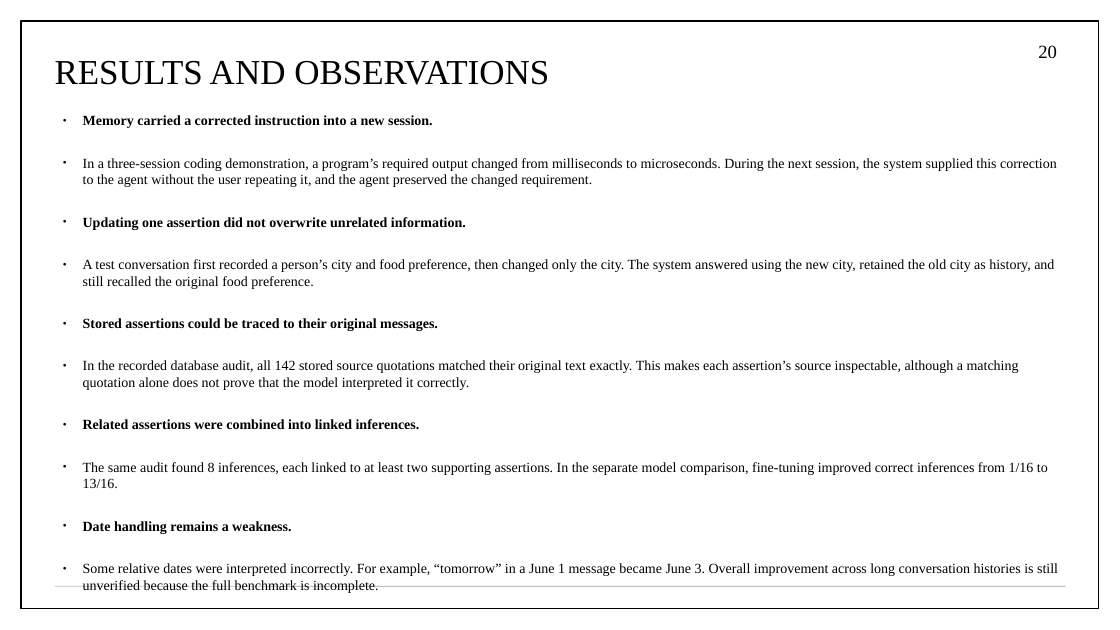
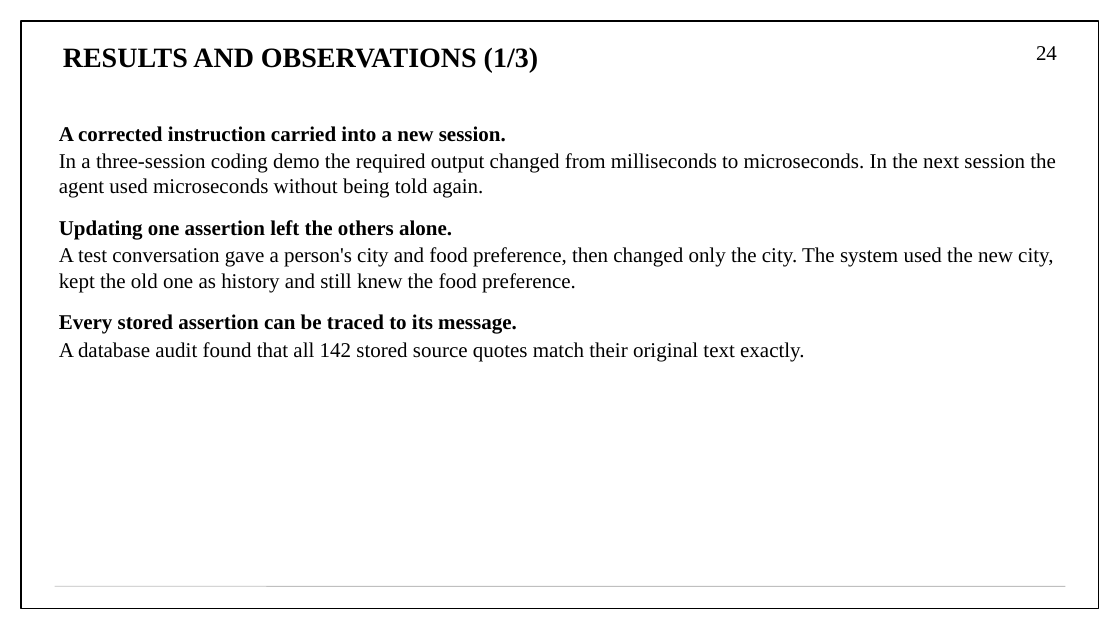
Before and after one commit to aryaniyaps/sdp-2026, a slide deck: slide 24 of P1_R2_13.pptx (slide 20 before the commit). Drawn at 1120x630 pixels with LibreOffice and Linux fonts; fonts in the diff are those of the drawing. Boxes give left, top, right and bottom in pixels: in the first picture for what was removed or moved away, otherwise in the second. Text is boxed around its words. In the diff, an @@ line names an element or a change of style, - is before the commit and + after.

```diff
--- a/P1_R2_13.pptx
+++ b/P1_R2_13.pptx
@@ title "RESULTS AND OBSERVATIONS (1/3)" at (x1=63, y1=48, x2=538, y2=72): vertical alignment middle to top @@
@@ title at (x1=63, y1=48, x2=538, y2=72): text changed; size 30 to 24 pt; bold on @@
-RESULTS AND OBSERVATIONS
+RESULTS AND OBSERVATIONS (1/3)
@@ page number at (x1=1036, y1=46, x2=1057, y2=60): text changed; size 16 to 18 pt @@
-20
+24
@@ text at (x1=59, y1=126, x2=1056, y2=362): text changed; size 12 to 18 pt @@
-● Memory carried a corrected instruction into a new session.
-● In a three-session coding demonstration, a program’s required output changed from milliseconds to microseconds. During the next session, the system supplied this correction to the agent without the user repeating it, and the agent preserved the changed requirement.
-● Updating one assertion did not overwrite unrelated information.
-● A test conversation first recorded a person’s city and food preference, then changed only the city. The system answered using the new city, retained the old city as history, and still recalled the original food preference.
-● Stored assertions could be traced to their original messages.
-● In the recorded database audit, all 142 stored source quotations matched their original text exactly. This makes each assertion’s source inspectable, although a matching quotation alone does not prove that the model interpreted it correctly.
-● Related assertions were combined into linked inferences.
-● The same audit found 8 inferences, each linked to at least two supporting assertions. In the separate model comparison, fine-tuning improved correct inferences from 1/16 to 13/16.
-● Date handling remains a weakness.
-● Some relative dates were interpreted incorrectly. For example, “tomorrow” in a June 1 message became June 3. Overall improvement across long conversation histories is still unverified because the full benchmark is incomplete.
+A corrected instruction carried into a new session.
+In a three-session coding demo the required output changed from milliseconds to microseconds. In the next session the agent used microseconds without being told again.
+Updating one assertion left the others alone.
+A test conversation gave a person's city and food preference, then changed only the city. The system used the new city, kept the old one as history and still knew the food preference.
+Every stored assertion can be traced to its message.
+A database audit found that all 142 stored source quotes match their original text exactly.
```
Also in this commit, not shown: 13 other slides changed, 15 slides added, 9 slides removed, 11 other files.
